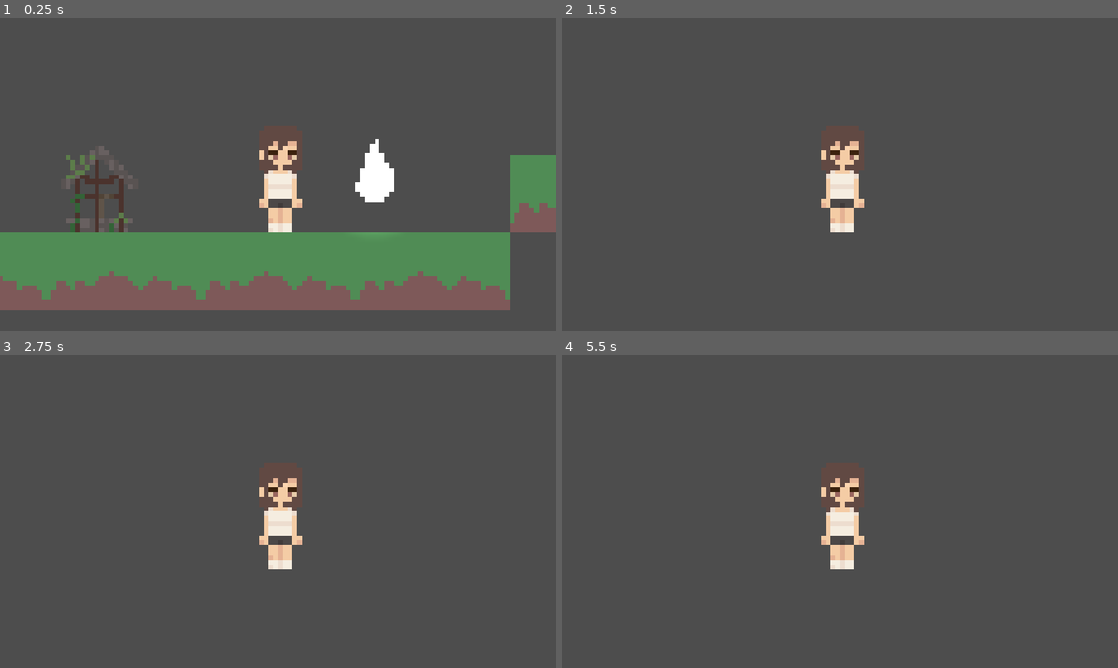
Above: before the commit, frames 1-4 (two rows, left to right).
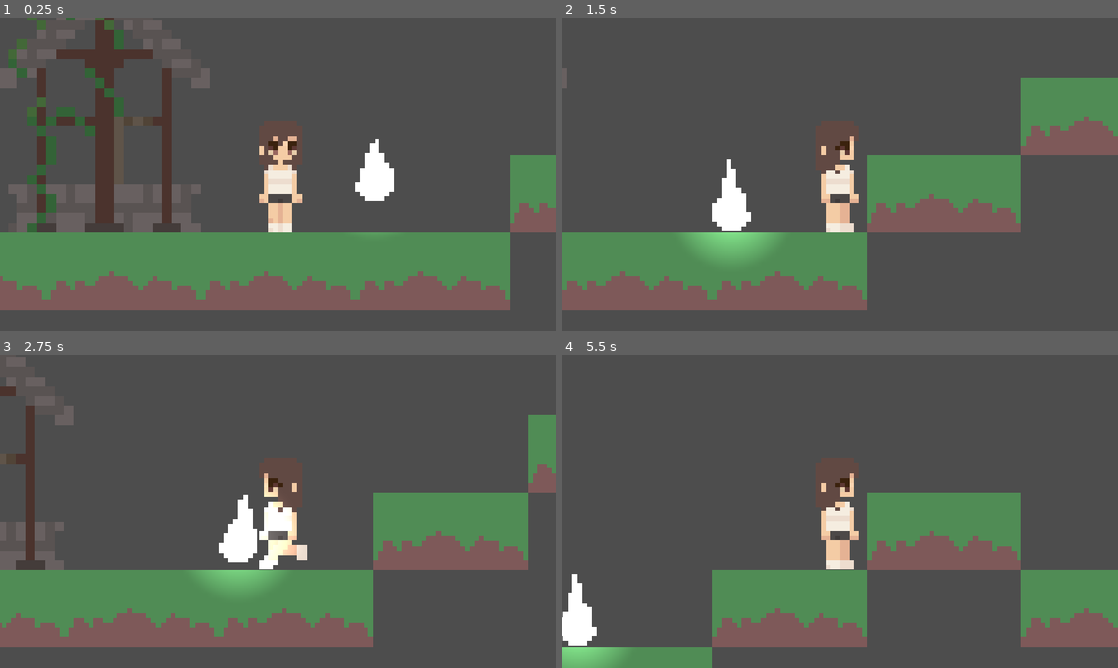
Above: after the commit, the same moments.

Repository: ela1nex/sleepover
Game: Godot game, scene res://node_2d.tscn
The game is run twice, just before and just after one commit, with the same random seed, the same clock (stepped at 60 frames per second) and the same inputs.
Inputs:
- Up to frame 1 (0.25 s): no input
- Up to frame 2 (1.5 s): tap Enter (ui_accept) at 0.5, 0.77 s; hold Right (right) from 0.53 s (still down); tap Alt at 0.6 s; tap Shift at 1.35 s
- Up to frame 3 (2.75 s): tap Enter (ui_accept) at 1.52 s; release Right (right) at 2.03 s; hold Left (left) from 2.03 s (still down); tap Alt at 2.1 s
- Up to frame 4 (5.5 s): release Left (left) at 2.78 s; hold Right (right) 2.78-4.28 s; tap Shift at 2.85, 4.35 s; tap Enter (ui_accept) at 3.02, 3.77, 4.52 s; tap Alt at 3.6, 5.1 s; hold Left (left) 4.28-5.03 s; hold Right (right) from 5.03 s (still down)

The runs differ from the first frame. In frame 1, 10% of the frame differs, in the area x 0-70%, y 0-69%; in frame 2, 27%; in frame 3, 29%, in the area x 0-100%, y 0-94%; in frame 4, 22%.

Commit message:
walking and animation

Diff:
--- a/area_2d.gd
+++ b/area_2d.gd
@@ -2,7 +2,6 @@
 
 var float_time = 0.0
 
-# Called every frame. 'delta' is the elapsed time since the previous frame.
-func _process(delta):
+func _process(delta: float) -> void:
 	float_time += delta
-	position.y += sin(float_time * 2.0) * 0.1
+	position.y += sin(float_time*PI/2) * 0.1
--- a/node_2d.tscn
+++ b/node_2d.tscn
@@ -4,18 +4,21 @@
 [ext_resource type="Texture2D" uid="uid://cuquoqp0lastf" path="res://addons/addons/frame_1_delay-0.5s.png" id="3_d21ai"]
 [ext_resource type="Texture2D" uid="uid://clwwq83a7paip" path="res://addons/addons/frame_2_delay-0.5s.png" id="4_rj586"]
 [ext_resource type="Texture2D" uid="uid://3cnp5bdy6152" path="res://addons/addons/frame_3_delay-0.5s.png" id="5_4d7sh"]
+[ext_resource type="Texture2D" uid="uid://ccxcskjim4t5r" path="res://walking.png" id="6_hqns4"]
 [ext_resource type="Texture2D" uid="uid://cylna6xeqqw8b" path="res://addons/addons/frame_4_delay-0.5s.png" id="6_ir8iy"]
 [ext_resource type="Texture2D" uid="uid://u0tgqxawo2m8" path="res://light.png" id="7_d21ai"]
 [ext_resource type="Script" uid="uid://yl5cpgskwyeo" path="res://area_2d.gd" id="7_rj586"]
-[ext_resource type="Texture2D" uid="uid://tmac5h2jowdb" path="res://well.png" id="8_4d7sh"]
+[ext_resource type="Texture2D" uid="uid://d3s8vwf8m0bp" path="res://well2.png" id="8_4d7sh"]
 [ext_resource type="Texture2D" uid="uid://05itjv7m2puv" path="res://grass.png" id="9_4d7sh"]
 
 [sub_resource type="GDScript" id="GDScript_4d7sh"]
 script/source = "extends CharacterBody2D
 
-
-const SPEED = 300.0
-const JUMP_VELOCITY = -400.0
+const SPEED = 50.0
+const JUMP_VELOCITY = -200.0
+
+@onready var _animated_sprite = $AnimatedSprite2D
+var idle_timer = 0
 
 
 func _physics_process(delta: float) -> void:
@@ -32,11 +35,33 @@
 	var direction := Input.get_axis(\"ui_left\", \"ui_right\")
 	if direction:
 		velocity.x = direction * SPEED
+		_animated_sprite.play(\"walk\")
+		_animated_sprite.flip_h = velocity.x < 0
+		idle_timer = 0
 	else:
 		velocity.x = move_toward(velocity.x, 0, SPEED)
+		idle_timer += 1
+		if idle_timer == 25:
+			_animated_sprite.play(\"idle\")
 
 	move_and_slide()
 "
+
+[sub_resource type="AtlasTexture" id="AtlasTexture_0h7mo"]
+atlas = ExtResource("6_hqns4")
+region = Rect2(32, 0, 32, 32)
+
+[sub_resource type="AtlasTexture" id="AtlasTexture_nr8wp"]
+atlas = ExtResource("6_hqns4")
+region = Rect2(64, 0, 32, 32)
+
+[sub_resource type="AtlasTexture" id="AtlasTexture_d2bti"]
+atlas = ExtResource("6_hqns4")
+region = Rect2(96, 0, 32, 32)
+
+[sub_resource type="AtlasTexture" id="AtlasTexture_ta5nu"]
+atlas = ExtResource("6_hqns4")
+region = Rect2(128, 0, 32, 32)
 
 [sub_resource type="SpriteFrames" id="SpriteFrames_hqns4"]
 animations = [{
@@ -59,6 +84,23 @@
 "loop": true,
 "name": &"idle",
 "speed": 2.0
+}, {
+"frames": [{
+"duration": 1.0,
+"texture": SubResource("AtlasTexture_0h7mo")
+}, {
+"duration": 1.0,
+"texture": SubResource("AtlasTexture_nr8wp")
+}, {
+"duration": 1.0,
+"texture": SubResource("AtlasTexture_d2bti")
+}, {
+"duration": 1.0,
+"texture": SubResource("AtlasTexture_ta5nu")
+}],
+"loop": true,
+"name": &"walk",
+"speed": 4.0
 }]
 
 [sub_resource type="RectangleShape2D" id="RectangleShape2D_0e48y"]
@@ -140,9 +182,9 @@
 
 [node name="AnimatedSprite2D" type="AnimatedSprite2D" parent="CharacterBody2D2" unique_id=1880865069]
 sprite_frames = SubResource("SpriteFrames_hqns4")
-animation = &"idle"
+animation = &"walk"
 autoplay = "idle"
-frame_progress = 0.65411747
+frame_progress = 0.5502702
 
 [node name="CollisionShape2D" type="CollisionShape2D" parent="CharacterBody2D2" unique_id=463317705]
 shape = SubResource("RectangleShape2D_0e48y")
@@ -171,7 +213,7 @@
 [node name="Area2D2" type="Area2D" parent="." unique_id=1133267422]
 
 [node name="Sprite2D" type="Sprite2D" parent="Area2D2" unique_id=950003289]
-position = Vector2(-37, 9)
+position = Vector2(-36, -10)
 texture = ExtResource("8_4d7sh")
 
 [node name="CollisionShape2D" type="CollisionShape2D" parent="Area2D2" unique_id=290177445]
Binary file added: walking.png
Not shown, added: walking.png.import
Binary file added: well2.png
Not shown, added: well2.png.import
Not shown, changed: .DS_Store
